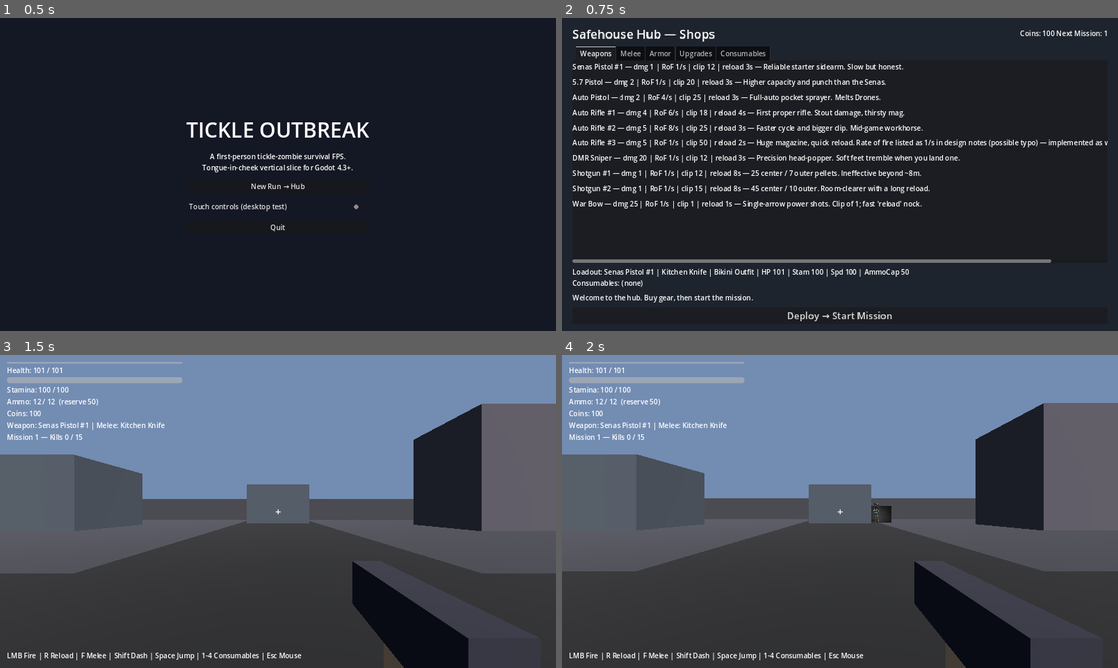
Above: before the commit, frames 1-4 (two rows, left to right).
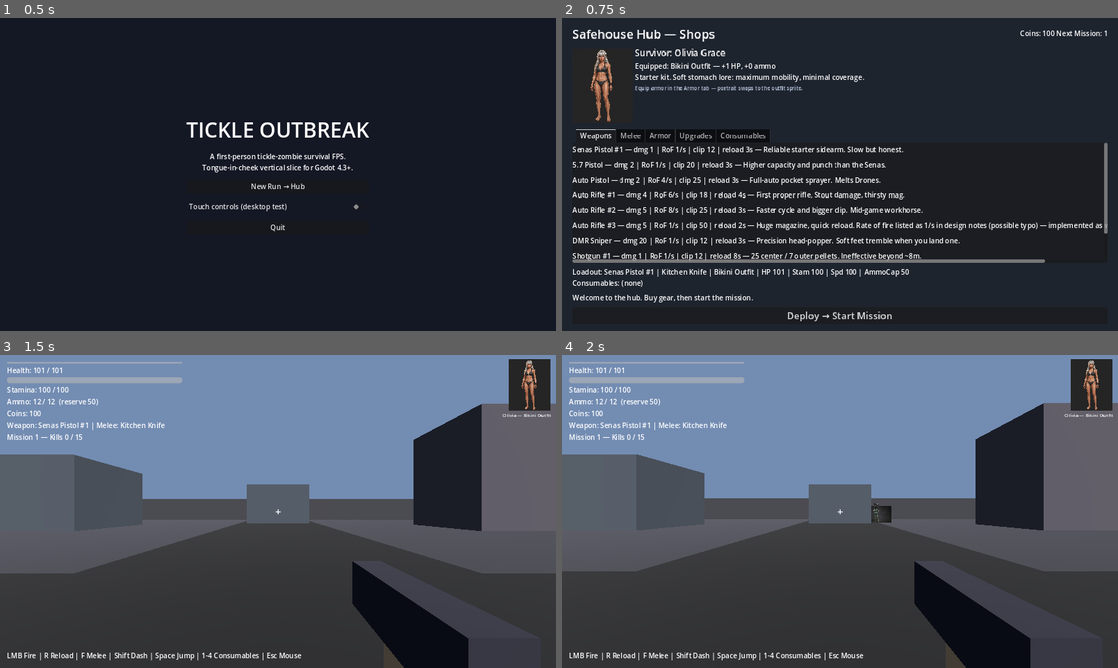
Above: after the commit, the same moments.

Repository: grey142/tickle-outbreak
Game: Godot game, scene res://scenes/main/MainMenu.tscn
Two runs of this game, one before a commit and one after it. Both use one fixed random seed, a clock stepped at 60 frames per second and the inputs below.
Inputs:
- Up to frame 1 (0.5 s): no input
- Up to frame 2 (0.75 s): click "New Run → Hub" at 0.5 s
- Up to frame 3 (1.5 s): click "Deploy → Start Mission" at 1.25 s
- Up to frame 4 (2 s): no input

Frame 1 is identical in both runs. In frame 2, 13% of the frame differs, in the area x 1-99%, y 9-79%; in frame 3, 1.3%; in frame 4, 1.3%.

Commit message:
Add Olivia Grace survivor outfit sprites and refresh Web build
Wire armor.json sprite paths into hub/HUD portraits and a player peek billboard; equip swaps textures via GameState.equipment_changed.

Diff:
--- a/data/armor.json
+++ b/data/armor.json
@@ -6,7 +6,8 @@
       "health_bonus": 1,
       "ammo_bonus": 0,
       "shop_cost": 0,
-      "description": "Starter kit. Soft stomach lore: maximum mobility, minimal coverage."
+      "description": "Starter kit. Soft stomach lore: maximum mobility, minimal coverage.",
+      "sprite": "res://assets/survivor/bikini.png"
     },
     {
       "id": "athletic_tank",
@@ -14,7 +15,8 @@
       "health_bonus": 6,
       "ammo_bonus": 2,
       "shop_cost": 100,
-      "description": "Light workout gear. Soft feet stay quick on pavement."
+      "description": "Light workout gear. Soft feet stay quick on pavement.",
+      "sprite": "res://assets/survivor/athletic_tank.png"
     },
     {
       "id": "runner_shorts",
@@ -22,7 +24,8 @@
       "health_bonus": 6,
       "ammo_bonus": 3,
       "shop_cost": 180,
-      "description": "Breathable fabric. Soft stomach stays free for dash recovery."
+      "description": "Breathable fabric. Soft stomach stays free for dash recovery.",
+      "sprite": "res://assets/survivor/runner_shorts.png"
     },
     {
       "id": "scout_vest",
@@ -30,7 +33,8 @@
       "health_bonus": 6,
       "ammo_bonus": 4,
       "shop_cost": 260,
-      "description": "Light plates over soft midriff. Extra clip loops."
+      "description": "Light plates over soft midriff. Extra clip loops.",
+      "sprite": "res://assets/survivor/scout_vest.png"
     },
     {
       "id": "medic_scrubs",
@@ -38,7 +42,8 @@
       "health_bonus": 6,
       "ammo_bonus": 5,
       "shop_cost": 340,
-      "description": "Hospital chic. Soft soles for silent hallway work."
+      "description": "Hospital chic. Soft soles for silent hallway work.",
+      "sprite": "res://assets/survivor/medic_scrubs.png"
     },
     {
       "id": "courier_jacket",
@@ -46,7 +51,8 @@
       "health_bonus": 6,
       "ammo_bonus": 5,
       "shop_cost": 420,
-      "description": "City runner look. Soft stomach under a zippered shell."
+      "description": "City runner look. Soft stomach under a zippered shell.",
+      "sprite": "res://assets/survivor/courier_jacket.png"
     },
     {
       "id": "riot_light",
@@ -54,7 +60,8 @@
       "health_bonus": 6,
       "ammo_bonus": 6,
       "shop_cost": 500,
-      "description": "Partial pads. Soft feet still feel every sidewalk crack."
+      "description": "Partial pads. Soft feet still feel every sidewalk crack.",
+      "sprite": "res://assets/survivor/riot_light.png"
     },
     {
       "id": "hazmat_lite",
@@ -62,7 +69,8 @@
       "health_bonus": 6,
       "ammo_bonus": 6,
       "shop_cost": 580,
-      "description": "Tickle-resistant coating (mostly marketing). Soft midriff vents."
+      "description": "Tickle-resistant coating (mostly marketing). Soft midriff vents.",
+      "sprite": "res://assets/survivor/hazmat_lite.png"
     },
     {
       "id": "night_ops",
@@ -70,7 +78,8 @@
       "health_bonus": 6,
       "ammo_bonus": 7,
       "shop_cost": 660,
-      "description": "Matte black. Soft soles for rooftop hops."
+      "description": "Matte black. Soft soles for rooftop hops.",
+      "sprite": "res://assets/survivor/night_ops.png"
     },
     {
       "id": "urban_camo",
@@ -78,7 +87,8 @@
       "health_bonus": 6,
       "ammo_bonus": 8,
       "shop_cost": 740,
-      "description": "City-pattern weave. Soft stomach plate is still just fabric."
+      "description": "City-pattern weave. Soft stomach plate is still just fabric.",
+      "sprite": "res://assets/survivor/urban_camo.png"
     },
     {
       "id": "hero_jacket",
@@ -86,7 +96,8 @@
       "health_bonus": 6,
       "ammo_bonus": 10,
       "shop_cost": 900,
-      "description": "Endgame drip. Soft feet lore: legendary traction, ticklish heels."
+      "description": "Endgame drip. Soft feet lore: legendary traction, ticklish heels.",
+      "sprite": "res://assets/survivor/hero_jacket.png"
     }
   ]
 }
--- a/scripts/autoload/DataManager.gd
+++ b/scripts/autoload/DataManager.gd
@@ -78,3 +78,16 @@
 			var scale := float(u.get("cost_scale", 1.5))
 			return int(round(base * pow(scale, current_level)))
 	return 999999
+
+func get_armor_sprite_path(id: String) -> String:
+	var a := get_armor(id)
+	return String(a.get("sprite", ""))
+
+func get_armor_texture(id: String) -> Texture2D:
+	var path := get_armor_sprite_path(id)
+	if path.is_empty():
+		return null
+	if ResourceLoader.exists(path):
+		return load(path) as Texture2D
+	push_warning("Armor sprite missing: %s" % path)
+	return null
--- a/scripts/autoload/GameState.gd
+++ b/scripts/autoload/GameState.gd
@@ -109,6 +109,24 @@
 		owned_armor.append(id)
 	equipment_changed.emit()
 
+func equip_armor(id: String) -> void:
+	if equipped_armor == id:
+		return
+	equipped_armor = id
+	equipment_changed.emit()
+
+func equip_gun(id: String) -> void:
+	if equipped_gun == id:
+		return
+	equipped_gun = id
+	equipment_changed.emit()
+
+func equip_melee(id: String) -> void:
+	if equipped_melee == id:
+		return
+	equipped_melee = id
+	equipment_changed.emit()
+
 func buy_consumable(id: String) -> void:
 	inventory_consumables[id] = int(inventory_consumables.get(id, 0)) + 1
 
--- a/scripts/hub/HubRoot.gd
+++ b/scripts/hub/HubRoot.gd
@@ -13,13 +13,71 @@
 @onready var start_btn: Button = $Margin/VBox/StartMission
 @onready var status_label: Label = $Margin/VBox/Status
 
+var _outfit_portrait: TextureRect
+var _outfit_caption: Label
+
 func _ready() -> void:
 	Input.set_mouse_mode(Input.MOUSE_MODE_VISIBLE)
 	start_btn.pressed.connect(_on_start)
 	GameState.coins_changed.connect(func(_c): _refresh_header())
+	GameState.equipment_changed.connect(_on_equipment_changed)
+	_ensure_outfit_preview()
 	_rebuild_all()
 	_refresh_header()
 	_refresh_loadout()
+	_refresh_outfit_portrait()
+
+func _ensure_outfit_preview() -> void:
+	## Large Olivia Grace outfit portrait under the top bar (updates on equip).
+	if has_node("Margin/VBox/OutfitPreview"):
+		var existing := $Margin/VBox/OutfitPreview
+		_outfit_portrait = existing.get_node("Portrait") as TextureRect
+		_outfit_caption = existing.get_node("Caption") as Label
+		return
+	var row := HBoxContainer.new()
+	row.name = "OutfitPreview"
+	row.custom_minimum_size = Vector2(0, 180)
+	var vbox := $Margin/VBox
+	vbox.add_child(row)
+	vbox.move_child(row, 1)  # after TopBar
+	_outfit_portrait = TextureRect.new()
+	_outfit_portrait.name = "Portrait"
+	_outfit_portrait.custom_minimum_size = Vector2(140, 170)
+	_outfit_portrait.expand_mode = TextureRect.EXPAND_IGNORE_SIZE
+	_outfit_portrait.stretch_mode = TextureRect.STRETCH_KEEP_ASPECT_COVERED
+	_outfit_portrait.size_flags_vertical = Control.SIZE_SHRINK_CENTER
+	row.add_child(_outfit_portrait)
+	var info := VBoxContainer.new()
+	info.size_flags_horizontal = Control.SIZE_EXPAND_FILL
+	row.add_child(info)
+	var title := Label.new()
+	title.text = "Survivor: Olivia Grace"
+	title.add_theme_font_size_override("font_size", 20)
+	info.add_child(title)
+	_outfit_caption = Label.new()
+	_outfit_caption.name = "Caption"
+	_outfit_caption.autowrap_mode = TextServer.AUTOWRAP_WORD_SMART
+	info.add_child(_outfit_caption)
+	var hint := Label.new()
+	hint.text = "Equip armor in the Armor tab — portrait swaps to the outfit sprite."
+	hint.add_theme_font_size_override("font_size", 12)
+	hint.modulate = Color(0.75, 0.8, 0.9)
+	info.add_child(hint)
+
+func _on_equipment_changed() -> void:
+	_refresh_outfit_portrait()
+	_refresh_loadout()
+
+func _refresh_outfit_portrait() -> void:
+	if _outfit_portrait == null:
+		return
+	var tex := DataManager.get_armor_texture(GameState.equipped_armor)
+	_outfit_portrait.texture = tex
+	var a := DataManager.get_armor(GameState.equipped_armor)
+	if _outfit_caption:
+		_outfit_caption.text = "Equipped: %s — +%s HP, +%s ammo\n%s" % [
+			a.get("name", "?"), a.get("health_bonus", 0), a.get("ammo_bonus", 0), a.get("description", "")
+		]
 
 func _refresh_header() -> void:
 	coins_label.text = "Coins: %d" % GameState.coins
@@ -81,7 +139,7 @@
 		eq.text = "Equipped" if GameState.equipped_gun == id else "Equip"
 		eq.disabled = GameState.equipped_gun == id
 		eq.pressed.connect(func():
-			GameState.equipped_gun = id
+			GameState.equip_gun(id)
 			status_label.text = "Equipped %s" % g.get("name")
 			_rebuild_all()
 			_refresh_loadout()
@@ -94,7 +152,7 @@
 		status_label.text = "Not enough coins."
 		return
 	GameState.own_gun(id)
-	GameState.equipped_gun = id
+	GameState.equip_gun(id)
 	status_label.text = "Purchased gun."
 	_rebuild_all()
 	_refresh_loadout()
@@ -114,7 +172,7 @@
 				status_label.text = "Not enough coins."
 				return
 			GameState.own_melee(id)
-			GameState.equipped_melee = id
+			GameState.equip_melee(id)
 			_rebuild_all()
 			_refresh_loadout()
 		)
@@ -124,7 +182,7 @@
 		eq.text = "Equipped" if GameState.equipped_melee == id else "Equip"
 		eq.disabled = GameState.equipped_melee == id
 		eq.pressed.connect(func():
-			GameState.equipped_melee = id
+			GameState.equip_melee(id)
 			_rebuild_all()
 			_refresh_loadout()
 		)
@@ -134,8 +192,17 @@
 func _add_armor_row(a: Dictionary) -> void:
 	var id := String(a.get("id", ""))
 	var row := HBoxContainer.new()
-	var lbl := Label.new()
-	lbl.size_flags_horizontal = Control.SIZE_EXPAND_FILL
+	row.custom_minimum_size = Vector2(0, 72)
+	# Outfit thumbnail preview
+	var thumb := TextureRect.new()
+	thumb.custom_minimum_size = Vector2(56, 68)
+	thumb.expand_mode = TextureRect.EXPAND_IGNORE_SIZE
+	thumb.stretch_mode = TextureRect.STRETCH_KEEP_ASPECT_COVERED
+	thumb.texture = DataManager.get_armor_texture(id)
+	row.add_child(thumb)
+	var lbl := Label.new()
+	lbl.size_flags_horizontal = Control.SIZE_EXPAND_FILL
+	lbl.autowrap_mode = TextServer.AUTOWRAP_WORD_SMART
 	lbl.text = "%s — +%s HP, +%s ammo — %s" % [a.get("name"), a.get("health_bonus"), a.get("ammo_bonus"), a.get("description")]
 	row.add_child(lbl)
 	if id not in GameState.owned_armor:
@@ -146,9 +213,11 @@
 				status_label.text = "Not enough coins."
 				return
 			GameState.own_armor(id)
-			GameState.equipped_armor = id
-			_rebuild_all()
-			_refresh_loadout()
+			GameState.equip_armor(id)
+			status_label.text = "Purchased & equipped %s" % a.get("name")
+			_rebuild_all()
+			_refresh_loadout()
+			_refresh_outfit_portrait()
 		)
 		row.add_child(buy)
 	else:
@@ -156,9 +225,11 @@
 		eq.text = "Equipped" if GameState.equipped_armor == id else "Equip"
 		eq.disabled = GameState.equipped_armor == id
 		eq.pressed.connect(func():
-			GameState.equipped_armor = id
-			_rebuild_all()
-			_refresh_loadout()
+			GameState.equip_armor(id)
+			status_label.text = "Equipped %s" % a.get("name")
+			_rebuild_all()
+			_refresh_loadout()
+			_refresh_outfit_portrait()
 		)
 		row.add_child(eq)
 	armor_list.add_child(row)
--- a/scripts/player/PlayerController.gd
+++ b/scripts/player/PlayerController.gd
@@ -34,6 +34,7 @@
 
 var _gun: Dictionary = {}
 var _melee: Dictionary = {}
+var _outfit_billboard: Sprite3D
 
 func _ready() -> void:
 	add_to_group("player")
@@ -45,7 +46,41 @@
 		mouse_captured = false
 	_apply_stats_from_state()
 	_equip_from_state()
+	_ensure_outfit_billboard()
+	if not GameState.equipment_changed.is_connected(_on_equipment_changed):
+		GameState.equipment_changed.connect(_on_equipment_changed)
 	EventBus.hud_refresh.emit()
+
+func _on_equipment_changed() -> void:
+	_refresh_outfit_billboard()
+
+func _ensure_outfit_billboard() -> void:
+	## World-space peek billboard slightly behind/left of the FPS capsule.
+	if _outfit_billboard != null and is_instance_valid(_outfit_billboard):
+		_refresh_outfit_billboard()
+		return
+	_outfit_billboard = Sprite3D.new()
+	_outfit_billboard.name = "OutfitBillboard"
+	_outfit_billboard.billboard = BaseMaterial3D.BILLBOARD_ENABLED
+	_outfit_billboard.shaded = false
+	_outfit_billboard.transparent = true
+	_outfit_billboard.double_sided = true
+	_outfit_billboard.texture_filter = BaseMaterial3D.TEXTURE_FILTER_LINEAR_WITH_MIPMAPS
+	_outfit_billboard.position = Vector3(-1.15, 1.0, 0.35)
+	_outfit_billboard.pixel_size = 0.0032
+	_outfit_billboard.modulate = Color(1, 1, 1, 0.92)
+	add_child(_outfit_billboard)
+	_refresh_outfit_billboard()
+
+func _refresh_outfit_billboard() -> void:
+	if _outfit_billboard == null or not is_instance_valid(_outfit_billboard):
+		return
+	var tex := DataManager.get_armor_texture(GameState.equipped_armor)
+	_outfit_billboard.texture = tex
+	if tex != null:
+		var tex_h := float(tex.get_height())
+		if tex_h > 0.0:
+			_outfit_billboard.pixel_size = 1.85 / tex_h
 
 func set_mobile_controls_active(active: bool) -> void:
 	mobile_controls_active = active
--- a/scripts/ui/HUD.gd
+++ b/scripts/ui/HUD.gd
@@ -14,16 +14,74 @@
 
 var player: PlayerController
 var _mobile_hints: bool = false
+var _survivor_portrait: TextureRect
+var _survivor_caption: Label
 
 const CINEMATIC_GAP := 150.0  # leave room for top-left tickle square
+const PORTRAIT_W := 96.0
+const PORTRAIT_H := 118.0
 
 func _ready() -> void:
 	EventBus.hud_refresh.connect(_refresh)
 	EventBus.mission_progress.connect(_on_progress)
 	GameState.coins_changed.connect(func(_c): _refresh())
+	GameState.equipment_changed.connect(_update_survivor_portrait)
+	_ensure_survivor_portrait()
+	_update_survivor_portrait()
+
+func _ensure_survivor_portrait() -> void:
+	if root == null:
+		return
+	if root.has_node("SurvivorPortrait"):
+		_survivor_portrait = root.get_node("SurvivorPortrait") as TextureRect
+		_survivor_caption = root.get_node_or_null("SurvivorCaption") as Label
+		return
+	_survivor_portrait = TextureRect.new()
+	_survivor_portrait.name = "SurvivorPortrait"
+	_survivor_portrait.mouse_filter = Control.MOUSE_FILTER_IGNORE
+	_survivor_portrait.expand_mode = TextureRect.EXPAND_IGNORE_SIZE
+	_survivor_portrait.stretch_mode = TextureRect.STRETCH_KEEP_ASPECT_COVERED
+	_survivor_portrait.custom_minimum_size = Vector2(PORTRAIT_W, PORTRAIT_H)
+	# Top-right corner (away from tickle cinematic top-left)
+	_survivor_portrait.set_anchors_preset(Control.PRESET_TOP_RIGHT)
+	_survivor_portrait.anchor_left = 1.0
+	_survivor_portrait.anchor_right = 1.0
+	_survivor_portrait.anchor_top = 0.0
+	_survivor_portrait.anchor_bottom = 0.0
+	_survivor_portrait.offset_left = -12.0 - PORTRAIT_W
+	_survivor_portrait.offset_right = -12.0
+	_survivor_portrait.offset_top = 10.0
+	_survivor_portrait.offset_bottom = 10.0 + PORTRAIT_H
+	root.add_child(_survivor_portrait)
+	_survivor_caption = Label.new()
+	_survivor_caption.name = "SurvivorCaption"
+	_survivor_caption.mouse_filter = Control.MOUSE_FILTER_IGNORE
+	_survivor_caption.horizontal_alignment = HORIZONTAL_ALIGNMENT_RIGHT
+	_survivor_caption.add_theme_font_size_override("font_size", 11)
+	_survivor_caption.set_anchors_preset(Control.PRESET_TOP_RIGHT)
+	_survivor_caption.anchor_left = 1.0
+	_survivor_caption.anchor_right = 1.0
+	_survivor_caption.anchor_top = 0.0
+	_survivor_caption.anchor_bottom = 0.0
+	_survivor_caption.offset_left = -12.0 - PORTRAIT_W - 40.0
+	_survivor_caption.offset_right = -12.0
+	_survivor_caption.offset_top = 10.0 + PORTRAIT_H + 2.0
+	_survivor_caption.offset_bottom = 10.0 + PORTRAIT_H + 36.0
+	root.add_child(_survivor_caption)
+
+func _update_survivor_portrait() -> void:
+	if _survivor_portrait == null:
+		_ensure_survivor_portrait()
+	if _survivor_portrait == null:
+		return
+	_survivor_portrait.texture = DataManager.get_armor_texture(GameState.equipped_armor)
+	var a := DataManager.get_armor(GameState.equipped_armor)
+	if _survivor_caption:
+		_survivor_caption.text = "Olivia — %s" % String(a.get("name", "?"))
 
 func bind_player(p: PlayerController) -> void:
 	player = p
+	_update_survivor_portrait()
 	_refresh()
 
 func set_mobile_mode(active: bool) -> void:
@@ -45,7 +103,7 @@
 		vbox.anchor_bottom = 0.0
 		vbox.offset_left = CINEMATIC_GAP
 		vbox.offset_top = 8.0
-		vbox.offset_right = -12.0
+		vbox.offset_right = -12.0 - PORTRAIT_W - 8.0  # leave room for outfit portrait
 		vbox.offset_bottom = 120.0
 		vbox.grow_horizontal = Control.GROW_DIRECTION_BOTH
 		health_bar.custom_minimum_size = Vector2(0, 22)
Binary file added: assets/survivor/athletic_tank.png
Not shown, added: assets/survivor/athletic_tank.png.import
Binary file added: assets/survivor/bikini.png
Not shown, added: assets/survivor/bikini.png.import
Binary file added: assets/survivor/courier_jacket.png
Not shown, added: assets/survivor/courier_jacket.png.import
Binary file added: assets/survivor/hazmat_lite.png
Not shown, added: assets/survivor/hazmat_lite.png.import
Binary file added: assets/survivor/hero_jacket.png
Not shown, added: assets/survivor/hero_jacket.png.import
Binary file added: assets/survivor/medic_scrubs.png
Not shown, added: assets/survivor/medic_scrubs.png.import
(and 13 more such lines)
